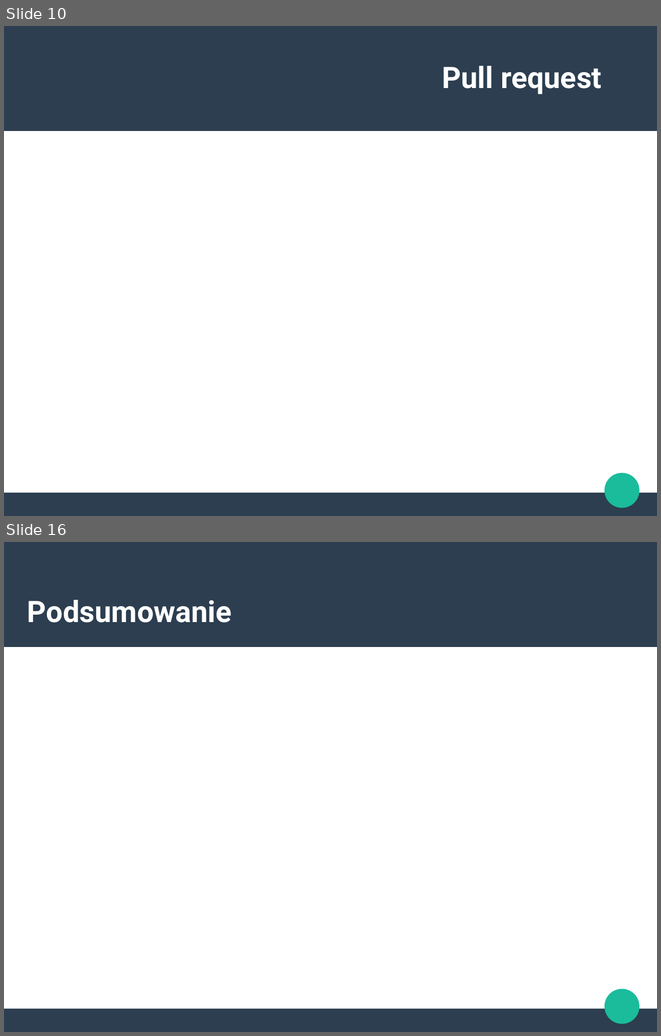
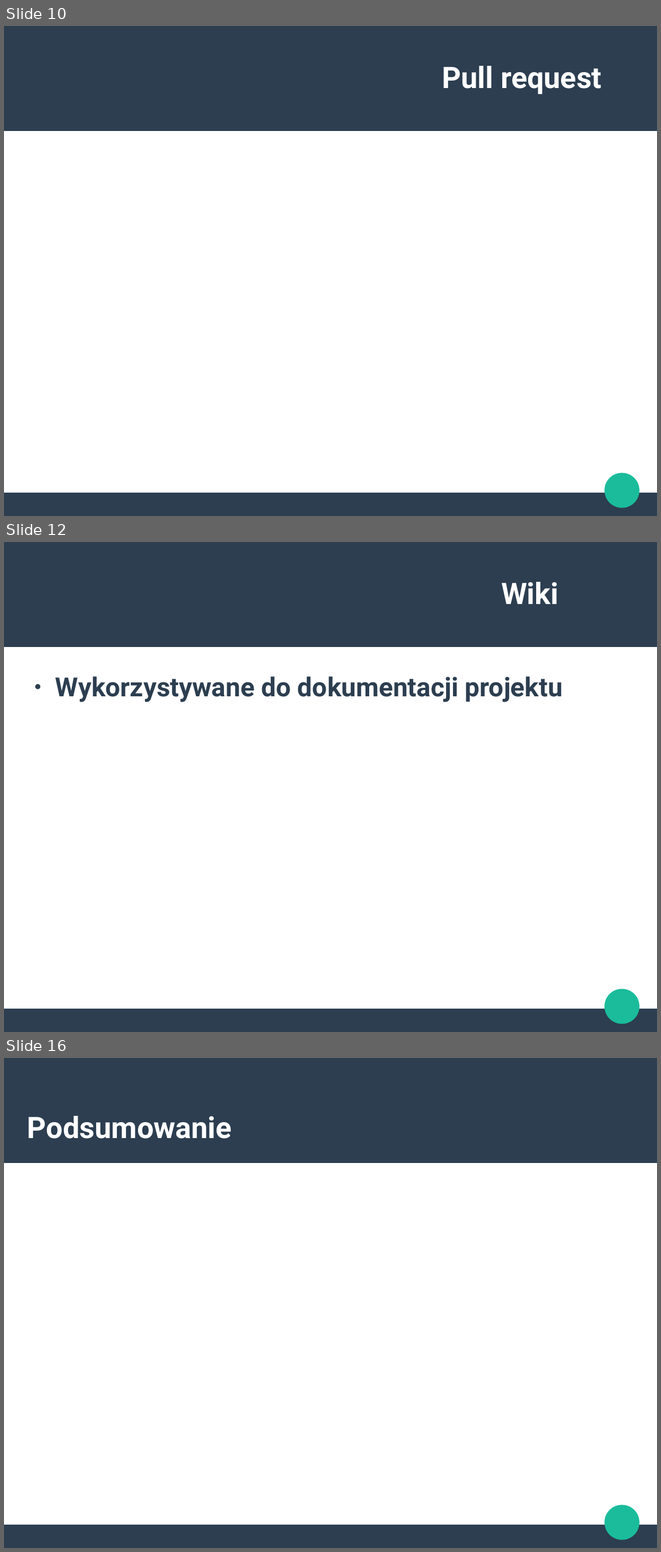
Before and after one commit to PZZProject/ProjecktPrezentacja, a slide deck: PrezentacjaGitHub.odp. Shown one above the other, each under a label of ours: slides 10 and 16 before the commit, slides 10, 12 and 16 after it; the slides between them are not shown. The pictures are 661x1036 and 661x1552 pixels, drawn with LibreOffice and Linux fonts; fonts in the diff are those of the drawing. Boxes give left, top, right and bottom in pixels: in the first picture for what was removed or moved away, otherwise in the second. Text is boxed around its words. In the diff, an @@ line names an element or a change of style, - is before the commit and + after.

```diff
--- a/PrezentacjaGitHub.odp
+++ b/PrezentacjaGitHub.odp
@@ slide 12 added at bbox=[4, 542, 657, 1032], background #FFFFFF; not listed: 3 template elements that a slide beside it also shows @@
@@ title added at bbox=[501, 582, 558, 604], 36 pt, text #FFFFFF, bold @@
+Wiki
@@ text added at bbox=[55, 676, 563, 702], 32 pt, text #2C3E50, bold @@
+● Wykorzystywane do dokumentacji projektu
```
Also in this commit, not shown: 6 other slides added, 7 slides removed.
